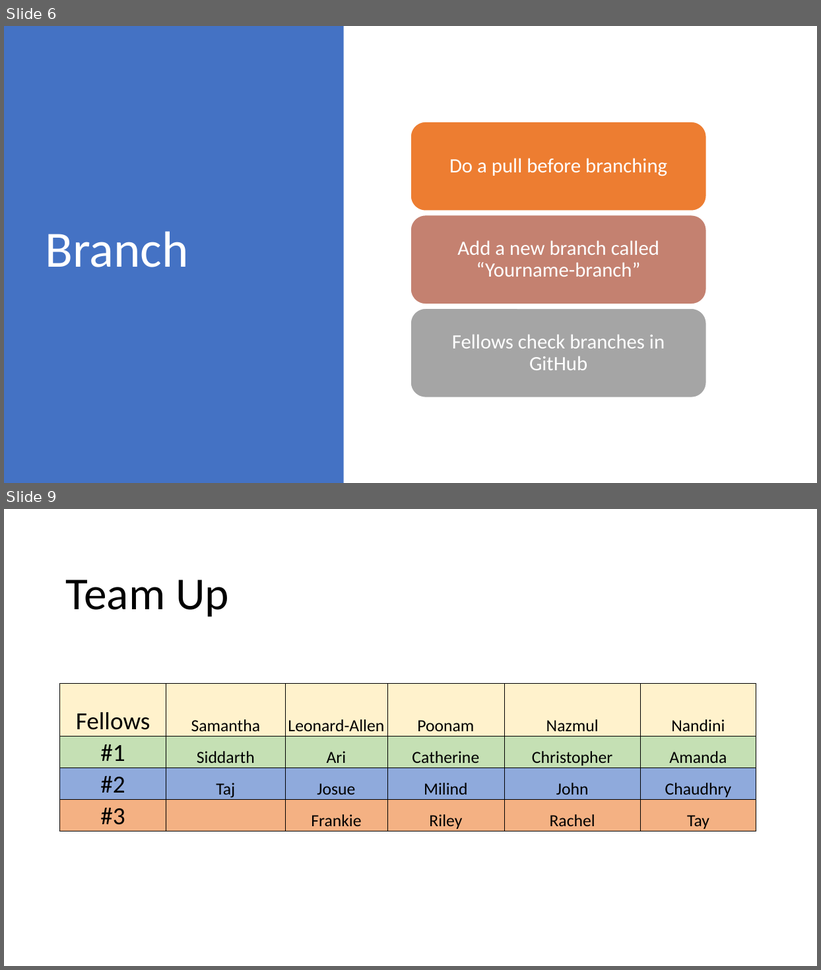
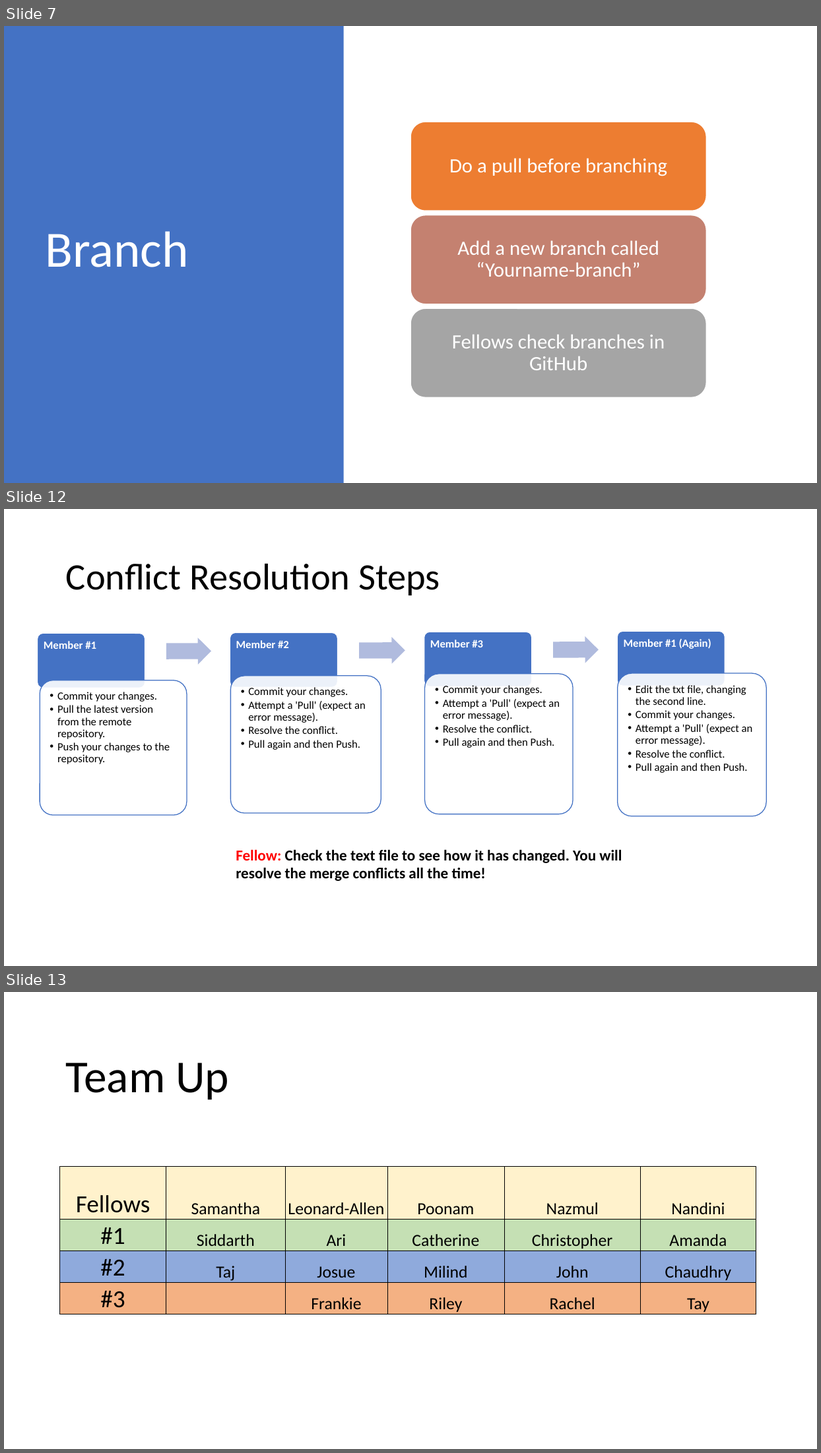
Before and after one commit to VT-Data-Science-For-The-Public-Good/Materials, a slide deck: DSPG- Git Exercise.pptx. Shown one above the other, each under a label of ours: slides 6 and 9 before the commit, slides 7, 12 and 13 after it; the slides between them are not shown. The pictures are 821x970 and 821x1453 pixels, drawn with LibreOffice and Linux fonts; fonts in the diff are those of the drawing. Boxes give left, top, right and bottom in pixels: in the first picture for what was removed or moved away, otherwise in the second. Text is boxed around its words. In the diff, an @@ line names an element or a change of style, - is before the commit and + after.

```diff
--- a/DSPG- Git Exercise.pptx
+++ b/DSPG- Git Exercise.pptx
@@ slide 12 added at (4, 509, 817, 966), background #FFFFFF @@
@@ title added at (66, 563, 440, 595), 44 pt, text #000000 @@
+Conflict Resolution Steps
@@ group added at (38, 632, 766, 817): 8 rounded rectangles, 8 texts, 3 right arrows @@
+Member #1
+  • Commit your changes.
+  • Pull the latest version from the remote repository.
+  • Push your changes to the repository.
+Member #2
+  • Commit your changes.
+  • Attempt a 'Pull' (expect an error message).
+  • Resolve the conflict.
+  • Pull again and then Push.
+Member #3
+  • Commit your changes.
+  • Attempt a 'Pull' (expect an error message).
+  • Resolve the conflict.
+  • Pull again and then Push.
+Member #1 (Again)
+  • Edit the txt file, changing the second line.
+  • Commit your changes.
+  • Attempt a 'Pull' (expect an error message).
+  • Resolve the conflict.
+  • Pull again and then Push.
@@ text added at (236, 850, 622, 881), 18 pt, text #000000, bold @@
+Fellow: Check the text file to see how it has changed. You will resolve the merge conflicts all the time!
@@ what was slide 6 is now slide 7 @@
@@ what was slide 9 is now slide 13 @@
```
Also in this commit, not shown: 8 slides changed, 3 other slides added.
